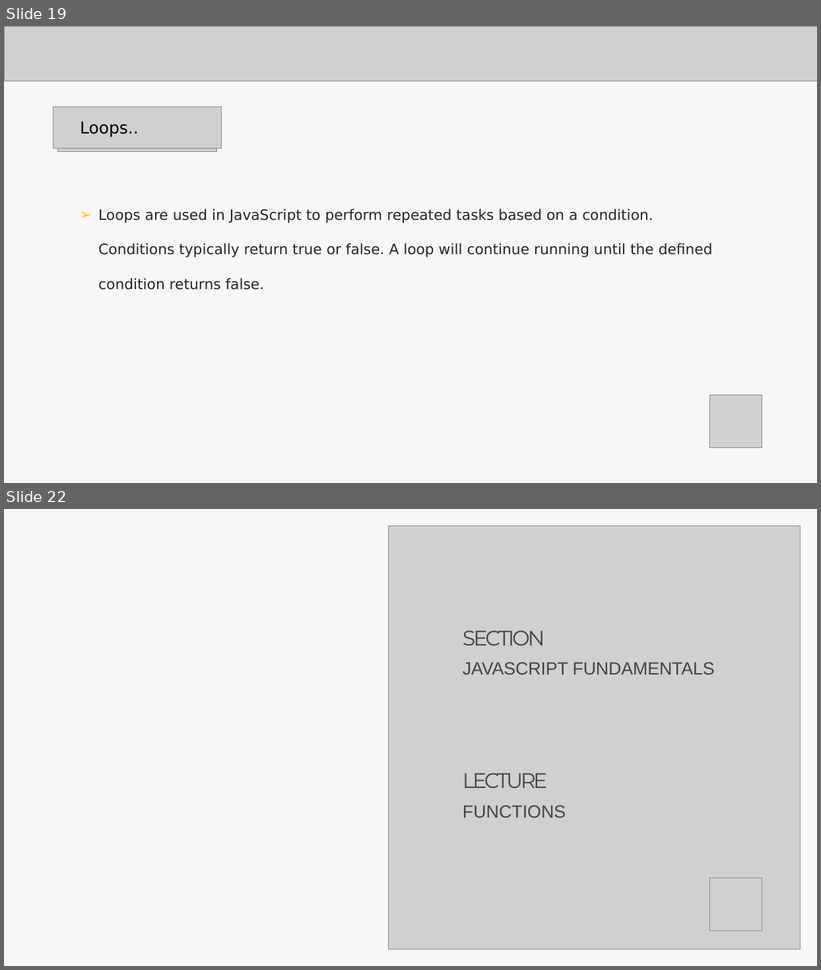
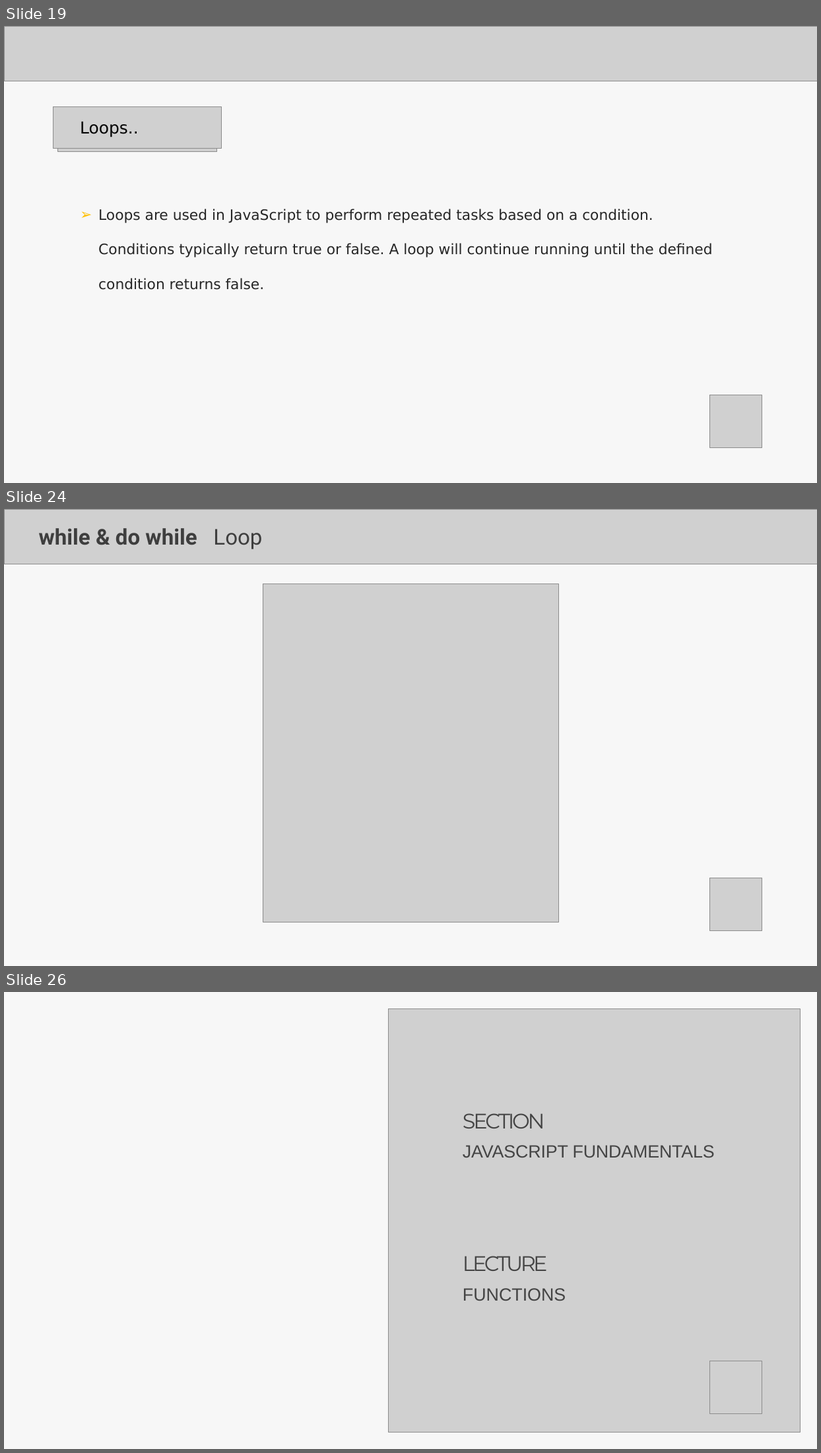
Before and after one commit to Aravindanchellam/UI-UX-Resources, a slide deck: Lecture_JS_TS.pptx. Shown one above the other, each under a label of ours: slides 19 and 22 before the commit, slides 19, 24 and 26 after it; the slides between them are not shown. The pictures are 821x970 and 821x1453 pixels, drawn with LibreOffice and Linux fonts; fonts in the diff are those of the drawing; grey boxes stand for pictures. Boxes give left, top, right and bottom in pixels: in the first picture for what was removed or moved away, otherwise in the second. Text is boxed around its words. In the diff, an @@ line names an element or a change of style, - is before the commit and + after.

```diff
--- a/Lecture_JS_TS.pptx
+++ b/Lecture_JS_TS.pptx
@@ slide 24 added at [4,509,817,966], background #FFFFFF; not listed: 1 template element that a slide beside it also shows @@
@@ picture added at [4,509,817,564] @@
@@ title added at [39,528,262,549], 42.5 pt, text #3E3E3E, bold @@
+while & do while Loop
@@ picture added at [263,584,558,922] @@
@@ picture added at [710,879,762,931] @@
@@ what was slide 22 is now slide 26 @@
```
Also in this commit, not shown: 2 slides changed, 6 other slides added, 1 other file.
